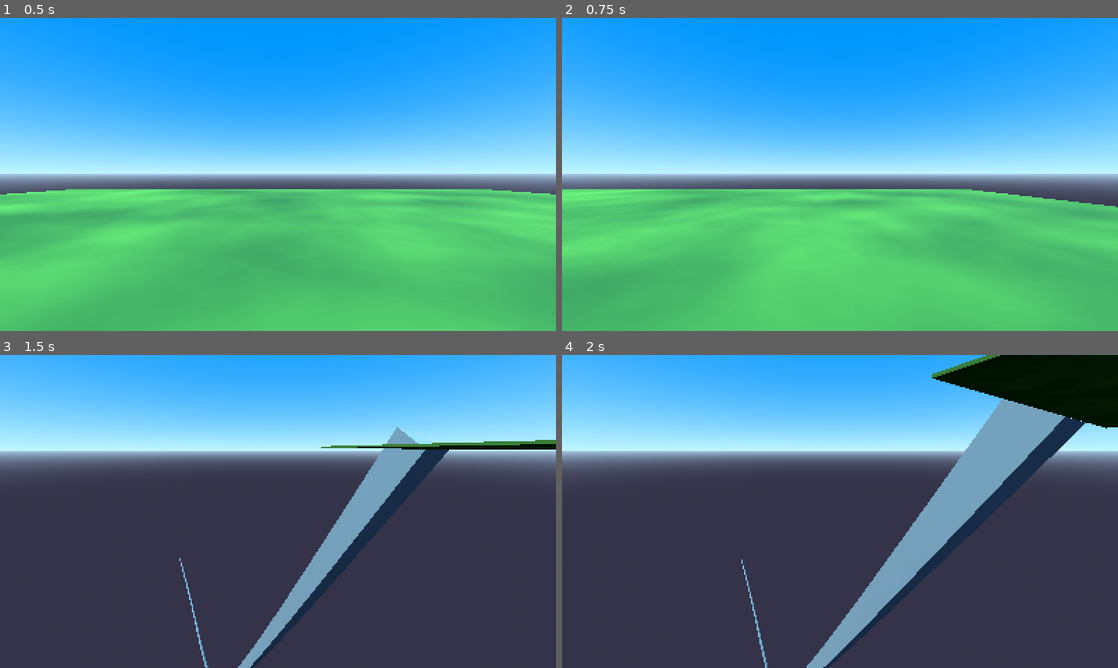
Above: before the commit, frames 1-4 (two rows, left to right).
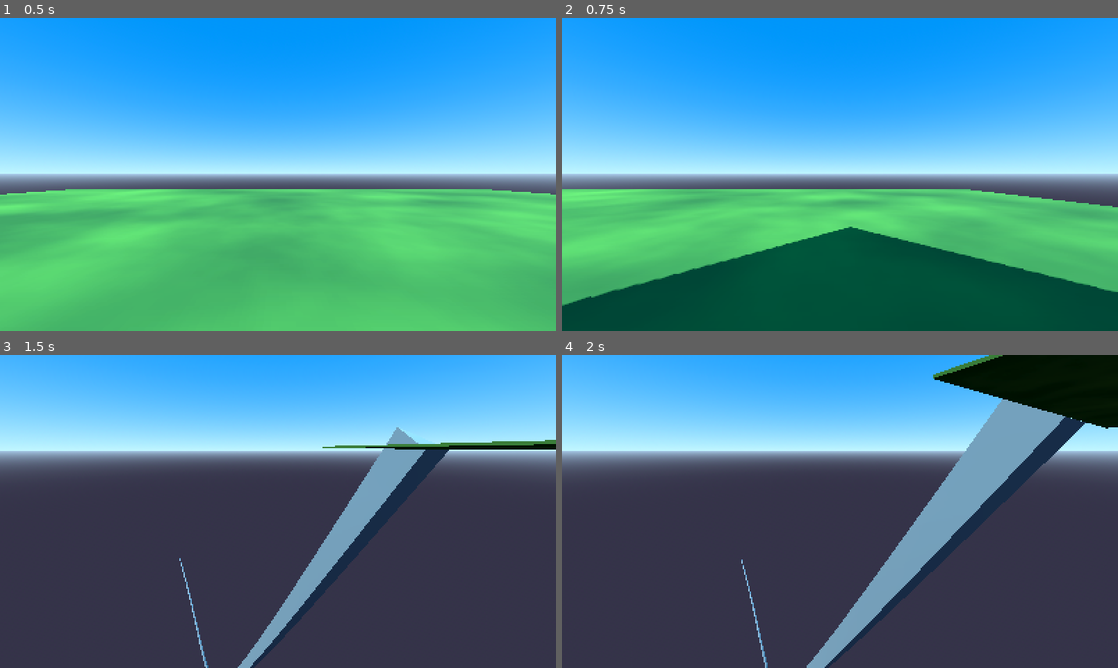
Above: after the commit, the same moments.

Repository: shriramters/geriyero
Game: Godot game, scene res://Sample.tscn
Two runs of this game, one before a commit and one after it. Both use one fixed random seed, a clock stepped at 60 frames per second and the inputs below.
Inputs (mouse positions are in pixels of both pictures, inside the frame that each line leads up to):
- Up to frame 1 (0.5 s): no input
- Up to frame 2 (0.75 s): tap Enter at 0.5 s; move the mouse to (962, 158) at 0.52 s; hold D (right) from 0.53 s (still down); hold Shift (walk) from 0.53 s (still down); tap V (noclip) at 0.6 s; click (962, 158) at 0.67 s
- Up to frame 3 (1.5 s): tap Space (jump) at 0.77, 1.07 s; move the mouse to (250, 511) at 1.27 s; release D (right) at 1.28 s; release Shift (walk) at 1.28 s; hold W (up) from 1.28 s (still down); tap Shift (walk) at 1.35 s
- Up to frame 4 (2 s): keep holding W (up); tap Space (jump) at 1.52, 1.55, 1.82 s

Frame 1 is identical in both runs. In frame 2, 22% of the frame differs, in the area x 0-100%, y 54-100%; in frame 3, 0.1%; in frame 4, 0.2%.

Commit message:
Add stairs movement to FPSController
Support climbing and descending stairs for FPS controller with
camera smoothing, as per https://www.youtube.com/watch?v=Tb-R3l0SQdc

This also adds the CSGStairmaker3D (CC0) tscn to quickly create and
edit stairs. This is in the new utils/ directory.

Diff:
--- a/FPSController/FPSController.gd
+++ b/FPSController/FPSController.gd
@@ -21,7 +21,7 @@
 @export var walk_speed := 4.0
 @export var sprint_speed := 8.5
 @export var ground_accel := 14.0
-@export var ground_decel := 10
+@export var ground_decel := 8
 @export var ground_friction := 6.0
 
 var wish_dir := Vector3.ZERO
@@ -29,6 +29,27 @@
 
 var noclip_speed_mult := 3.0
 var noclip := false
+
+# Stairs movement
+const MAX_STEP_HEIGHT = 0.5
+var _snapped_to_stairs_last_frame := false
+var _last_frame_was_on_floor = -INF
+
+# Camera Smoothing
+var _saved_camera_global_pos = null
+func _save_camera_pos_for_smoothing():
+	if _saved_camera_global_pos == null:
+		_saved_camera_global_pos = %CameraSmooth.global_position
+
+func _slide_camera_smooth_back_to_origin(delta: float) -> void:
+	if _saved_camera_global_pos == null: return
+	%CameraSmooth.global_position.y = _saved_camera_global_pos.y
+	%CameraSmooth.position.y = clampf(%CameraSmooth.position.y, -0.7, 0.7)
+	var move_amount = max(self.velocity.length() * delta, walk_speed/2 * delta)
+	%CameraSmooth.position.y = move_toward(%CameraSmooth.position.y, 0.0, move_amount)
+	_saved_camera_global_pos = %CameraSmooth.global_position
+	if %CameraSmooth.position.y == 0:
+		_saved_camera_global_pos = null
 
 func get_move_speed() -> float:
 	return walk_speed if Input.is_action_pressed("walk") else sprint_speed
@@ -75,6 +96,58 @@
 		return true
 	return false
 
+func _run_body_test_motion(from: Transform3D, motion: Vector3, result = null) -> bool:
+	if not result: result = PhysicsTestMotionParameters3D.new()
+	var params = PhysicsTestMotionParameters3D.new()
+	params.from = from
+	params.motion = motion
+	return PhysicsServer3D.body_test_motion(self.get_rid(), params, result)
+
+func _snap_down_to_stairs_check() -> void:
+	var did_snap := false
+	var floor_below: bool = %StairsBelowRayCast3D.is_colliding() and not is_surface_too_steep(%StairsBelowRayCast3D.get_collision_normal())
+	var was_on_floor_last_frame = Engine.get_physics_frames() - _last_frame_was_on_floor == 1
+	if not is_on_floor() and velocity.y <= 0 and (was_on_floor_last_frame or _snapped_to_stairs_last_frame) and floor_below:
+		var body_test_result = PhysicsTestMotionResult3D.new()
+		if _run_body_test_motion(self.global_transform, Vector3(0, -MAX_STEP_HEIGHT, 0), body_test_result):
+			_save_camera_pos_for_smoothing()
+			var translate_y = body_test_result.get_travel().y
+			self.position.y += translate_y
+			self.velocity.x *= 0.7 # damp speed while descending
+			self.velocity.z *= 0.7 # damp speed while descending
+			apply_floor_snap()
+			did_snap = true
+	_snapped_to_stairs_last_frame = did_snap
+
+# pasted from https://github.com/majikayogames/SimpleFPSController/blob/da3e71e27dd401702cb65a011b017e465ec00fdd/FPSController/FPSController.gd#L271-L297
+func _snap_up_stairs_check(delta) -> bool:
+	if not is_on_floor() and not _snapped_to_stairs_last_frame: return false
+	# Don't snap stairs if trying to jump, also no need to check for stairs ahead if not moving
+	if self.velocity.y > 0 or (self.velocity * Vector3(1,0,1)).length() == 0: return false
+	var expected_move_motion = self.velocity * Vector3(1,0,1) * delta * 0.5 # 0.5 damps the speed while climbing
+	var step_pos_with_clearance = self.global_transform.translated(expected_move_motion + Vector3(0, MAX_STEP_HEIGHT * 2, 0))
+	# Run a body_test_motion slightly above the pos we expect to move to, towards the floor.
+	#  We give some clearance above to ensure there's ample room for the player.
+	#  If it hits a step <= MAX_STEP_HEIGHT, we can teleport the player on top of the step
+	#  along with their intended motion forward.
+	var down_check_result = KinematicCollision3D.new()
+	if (self.test_move(step_pos_with_clearance, Vector3(0,-MAX_STEP_HEIGHT*2,0), down_check_result)
+	and (down_check_result.get_collider().is_class("StaticBody3D") or down_check_result.get_collider().is_class("CSGShape3D"))):
+		var step_height = ((step_pos_with_clearance.origin + down_check_result.get_travel()) - self.global_position).y
+		# Note I put the step_height <= 0.01 in just because I noticed it prevented some physics glitchiness
+		# 0.02 was found with trial and error. Too much and sometimes get stuck on a stair. Too little and can jitter if running into a ceiling.
+		# The normal character controller (both jolt & default) seems to be able to handled steps up of 0.1 anyway
+		if step_height > MAX_STEP_HEIGHT or step_height <= 0.01 or (down_check_result.get_position() - self.global_position).y > MAX_STEP_HEIGHT: return false
+		%StairsAheadRayCast3D.global_position = down_check_result.get_position() + Vector3(0,MAX_STEP_HEIGHT,0) + expected_move_motion.normalized() * 0.1
+		%StairsAheadRayCast3D.force_raycast_update()
+		if %StairsAheadRayCast3D.is_colliding() and not is_surface_too_steep(%StairsAheadRayCast3D.get_collision_normal()):
+			_save_camera_pos_for_smoothing()
+			self.global_position = step_pos_with_clearance.origin + down_check_result.get_travel()
+			apply_floor_snap()
+			_snapped_to_stairs_last_frame = true
+			return true
+	return false
+
 func _handle_noclip(delta: float) -> bool:
 	if Input.is_action_just_pressed("noclip") and OS.has_feature("debug"):
 		noclip = !noclip
@@ -113,6 +186,14 @@
 		clip_velocity(get_wall_normal(), 1, delta) # Allows surf
 
 func _handle_ground_physics(delta: float) -> void:
+	# Apply friction (has to be first)
+	var control = max(self.velocity.length(), ground_decel)
+	var drop = control * ground_friction * delta
+	var new_speed = max(self.velocity.length() - drop, 0.0)
+	if self.velocity.length() > 0:
+		new_speed /= self.velocity.length()
+	self.velocity *= new_speed
+
 	var cur_speed_in_wish_dir = self.velocity.dot(wish_dir)
 	var add_speed_till_cap = get_move_speed() - cur_speed_in_wish_dir
 	if add_speed_till_cap > 0:
@@ -120,29 +201,28 @@
 		accel_speed = min(accel_speed, add_speed_till_cap)
 		self.velocity += accel_speed * wish_dir
 
-	# Apply friction
-	var control = max(self.velocity.length(), ground_decel)
-	var drop = control * ground_friction * delta
-	var new_speed = max(self.velocity.length() - drop, 0.0)
-	if self.velocity.length() > 0:
-		new_speed /= self.velocity.length()
-	self.velocity *= new_speed
-
 	_headbob_effect(delta)
 
 func _physics_process(delta: float) -> void:
+	if is_on_floor(): _last_frame_was_on_floor = Engine.get_physics_frames()
+
 	var input_dir = Input.get_vector("left", "right", "up", "down").normalized()
 	wish_dir = self.global_transform.basis * Vector3(input_dir.x, 0., input_dir.y)
 	cam_aligned_wish_dir = %Camera3D.global_transform.basis * Vector3(input_dir.x, 0., input_dir.y)
 
 	if not _handle_noclip(delta):
-		if is_on_floor():
+		if is_on_floor() or _snapped_to_stairs_last_frame:
 			if Input.is_action_just_pressed("jump") or (auto_bhop and Input.is_action_pressed("jump")):
 				self.velocity.y = jump_velocity
 			_handle_ground_physics(delta)
 		else:
 			_handle_air_physics(delta)
-		move_and_slide()
+
+		if not _snap_up_stairs_check(delta):
+			move_and_slide()
+			_snap_down_to_stairs_check()
+
+	_slide_camera_smooth_back_to_origin(delta)
 
 func _process(delta: float) -> void:
 	pass
--- a/FPSController/FPSController.tscn
+++ b/FPSController/FPSController.tscn
@@ -25,6 +25,18 @@
 unique_name_in_owner = true
 transform = Transform3D(1, 0, 0, 0, 1, 0, 0, 0, 1, 0, 1.79, 0)
 
-[node name="Camera3D" type="Camera3D" parent="Head" unique_id=1284150823]
+[node name="CameraSmooth" type="Node3D" parent="Head" unique_id=1660292428]
+unique_name_in_owner = true
+
+[node name="Camera3D" type="Camera3D" parent="Head/CameraSmooth" unique_id=1284150823]
 unique_name_in_owner = true
 cull_mask = 1048573
+
+[node name="StairsAheadRayCast3D" type="RayCast3D" parent="." unique_id=1171216218]
+unique_name_in_owner = true
+transform = Transform3D(1, 0, 0, 0, 1, 0, 0, 0, 1, 0, 0.56339586, -0.8329084)
+target_position = Vector3(0, -0.55, 0)
+
+[node name="StairsBelowRayCast3D" type="RayCast3D" parent="." unique_id=874929218]
+unique_name_in_owner = true
+target_position = Vector3(0, -0.75, 0)
--- a/Sample.tscn
+++ b/Sample.tscn
@@ -1,6 +1,7 @@
 [gd_scene format=3 uid="uid://cdagcjkdgeurg"]
 
 [ext_resource type="PackedScene" uid="uid://cd8fusui816i5" path="res://FPSController/FPSController.tscn" id="1_eb2wh"]
+[ext_resource type="PackedScene" uid="uid://bak8ltrhbmlv5" path="res://utils/CSGStairMaker3D.tscn" id="2_j1pmf"]
 
 [sub_resource type="ProceduralSkyMaterial" id="ProceduralSkyMaterial_eb2wh"]
 sky_top_color = Color(0.01590548, 0.4597419, 0.7815275, 1)
@@ -74,3 +75,9 @@
 path_continuous_u = true
 path_u_distance = 1.0
 path_joined = false
+
+[node name="CSGStairMaker3D" parent="." unique_id=634892368 instance=ExtResource("2_j1pmf")]
+transform = Transform3D(0.70710677, 0, 0.70710677, 0, 1, 0, -0.70710677, 0, 0.70710677, 10, 5, 0)
+use_collision = true
+size = Vector3(10, 10, 10)
+num_stairs = 25
--- /dev/null
+++ b/utils/CSGStairMaker3D.tscn
@@ -0,0 +1,64 @@
+[gd_scene format=3 uid="uid://bak8ltrhbmlv5"]
+
+[sub_resource type="GDScript" id="GDScript_0eugj"]
+script/source = "@tool
+extends CSGBox3D
+
+@export var num_stairs : int = 10
+
+var _cur_num_stairs = -1
+var _cur_size : Vector3
+
+func make_stairs():
+	#if not Engine.is_editor_hint():
+		#return
+	#
+	num_stairs = clampi(num_stairs, 0, 999)
+
+	var stairs_poly = $StairsSubtractCSG#add_fresh_stairs_csg_poly()
+
+	var point_arr : PackedVector2Array = PackedVector2Array()
+	var step_height = self.size.y / num_stairs
+	var step_width = self.size.x / num_stairs
+
+	if num_stairs == 0:
+		# For 0 stairs make a ramp
+		point_arr.append(Vector2(self.size.x, self.size.y))
+		point_arr.append(Vector2(0, self.size.y))
+		point_arr.append(Vector2(0, 0))
+	else:
+		# Creating the points for the stairs polygon
+		for i in range(num_stairs - 1):
+			point_arr.append(Vector2(i * step_width, (i + 1) * step_height))
+			if i < num_stairs:
+				point_arr.append(Vector2((i + 1) * step_width, (i + 1) * step_height))
+
+		# Closing the polygon by adding the last two points
+		point_arr.append(Vector2(self.size.x - step_width, self.size.y))
+		point_arr.append(Vector2(0, self.size.y))
+
+	stairs_poly.polygon = point_arr
+
+	stairs_poly.depth = self.size.z
+
+	stairs_poly.position.z = self.size.z / 2.0
+	stairs_poly.position.y = -self.size.y / 2.0
+	stairs_poly.position.x = -self.size.x / 2.0
+
+	_cur_num_stairs = num_stairs
+	_cur_size = self.size
+
+# Called every frame. 'delta' is the elapsed time since the previous frame.
+func _process(_delta):
+	if _cur_num_stairs != num_stairs or _cur_size != self.size:
+		make_stairs()
+"
+
+[node name="CSGStairMaker3D" type="CSGBox3D"]
+script = SubResource("GDScript_0eugj")
+num_stairs = 4
+
+[node name="StairsSubtractCSG" type="CSGPolygon3D" parent="."]
+transform = Transform3D(1, 0, 0, 0, 1, 0, 0, 0, 1, -0.5, -0.5, 0.5)
+operation = 2
+polygon = PackedVector2Array(0, 0.25, 0.25, 0.25, 0.25, 0.5, 0.5, 0.5, 0.5, 0.75, 0.75, 0.75, 0.75, 1, 0, 1)
